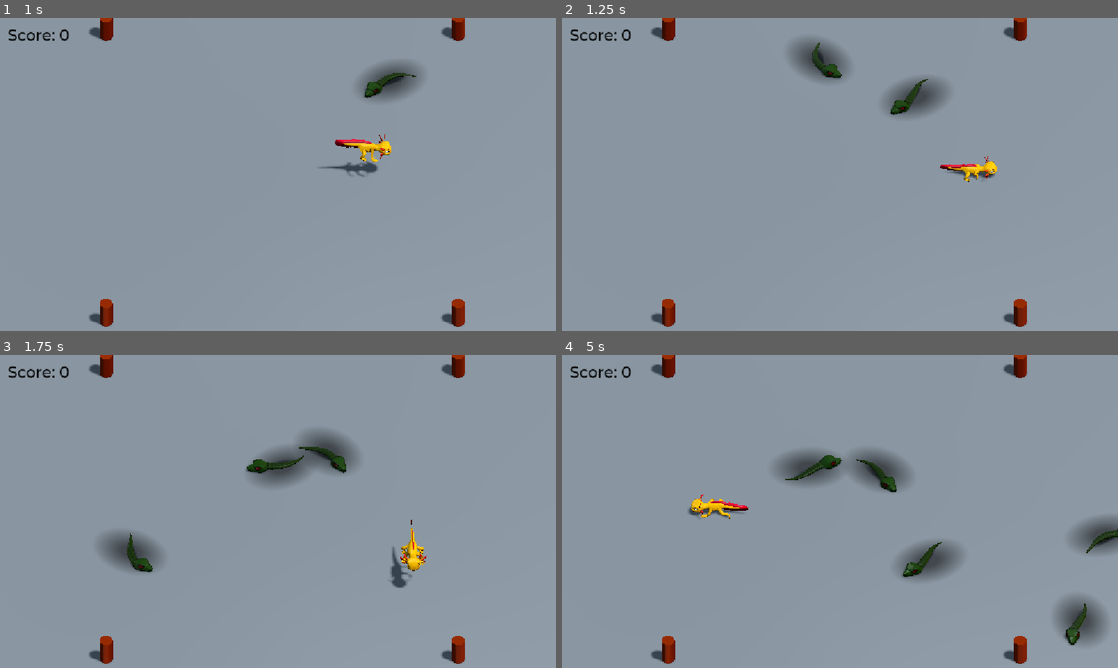
Above: before the commit, frames 1-4 (two rows, left to right).
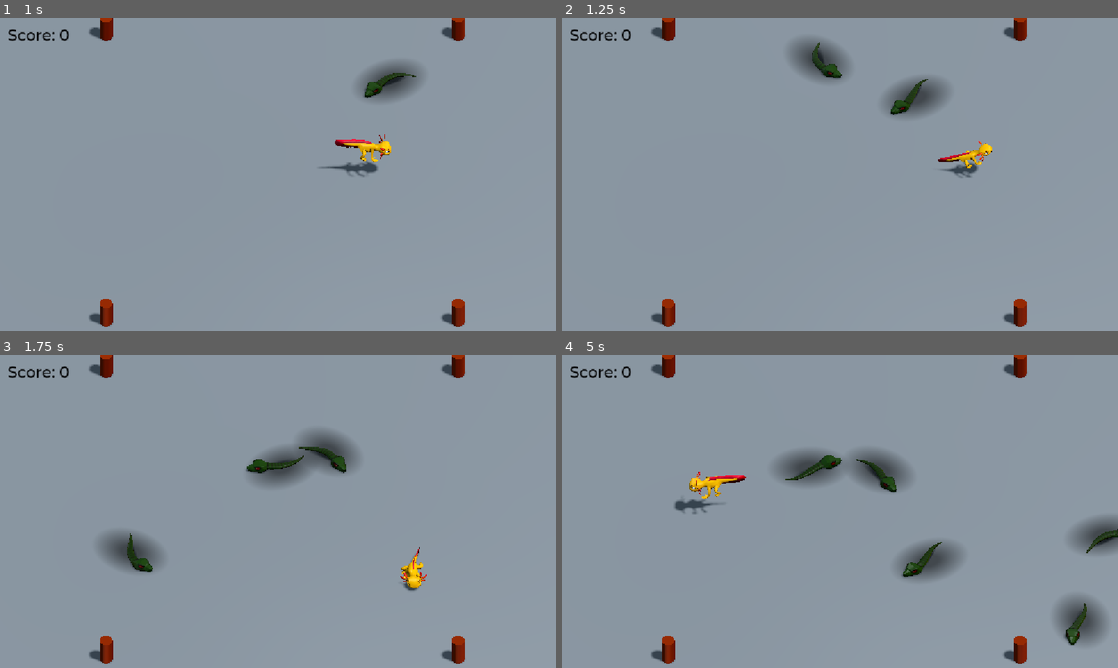
Above: after the commit, the same moments.

Repository: xogot-projects/Save-the-Axolotl-Snake-Stomp
Game: Godot game, scene res://scenes/Main.tscn
Same seed, same stepped clock (60 frames per second), same inputs: the game is played once before the commit and once after it.
Inputs:
- Up to frame 1 (1 s): tap Enter (ui_accept) at 0.5 s; hold Right (move_right) from 0.53 s (still down); tap Space (jump) at 0.6, 0.77 s
- Up to frame 2 (1.25 s): keep holding Right (move_right); tap Space (jump) at 1.07 s
- Up to frame 3 (1.75 s): release Right (move_right) at 1.28 s; hold Down (move_back) from 1.28 s (still down); tap Space (jump) at 1.35, 1.52 s
- Up to frame 4 (5 s): tap Space (jump) at 1.82, 2.1, 2.85, 3.02, 3.32, 3.6, 3.77, 4.07, 4.35, 4.52, 4.82 s; release Down (move_back) at 2.03 s; hold Right (move_right) 2.03-2.78 s; hold Up (move_forward) 2.78-3.53 s; hold Left (move_left) from 3.53 s (still down)

Frame 1 is identical in both runs. In frame 2, 0.6% of the frame differs, in the area x 67-79%, y 39-53%; in frame 3, 0.7%; in frame 4, 0.9%, in the area x 20-34%, y 37-53%.

Commit message:
feat(player): add coyote time and jump buffering for forgiving jumps
Add exported coyote_time and jump_buffer properties plus private timers.
Replace the strict is_on_floor() jump check with a timer-based condition
that fires when a buffered jump press overlaps a valid coyote window.
This makes jump controls feel fairer on touch screens where input latency
can cost a few frames.

Diff:
--- a/scripts/Player.gd
+++ b/scripts/Player.gd
@@ -10,11 +10,28 @@
 @export var bounce_impulse = 16
 ## The downward acceleration when in the air, in meters per second.
 @export var fall_acceleration = 75
+## Grace period (in seconds) after leaving the ground during which the player
+## can still jump. This is "coyote time": for a brief moment after walking off
+## a ledge, the game pretends the player is still on the floor, so a
+## slightly-late jump press still works. Especially helpful on a touch screen,
+## where input latency eats a few frames.
+@export var coyote_time := 0.1
+## How long (in seconds) to remember a jump press that happened while the
+## player was still in the air. This is "jump buffering": if the player presses
+## jump a hair too early while falling toward the ground, the press is buffered
+## and fires the instant they land, instead of being swallowed.
+@export var jump_buffer := 0.1
 
 @onready var skeleton_animation_player := $Pivot/Player_Axolotl/AnimationPlayer
 @onready var animation_player := $AnimationPlayer
 
 var target_velocity = Vector3.ZERO
+# Counts down from coyote_time while the player is in the air. Reset to
+# coyote_time every frame they are on the floor.
+var _coyote_timer := 0.0
+# Counts down from jump_buffer after a jump press. Reset to jump_buffer on
+# every fresh press of the jump action.
+var _jump_buffer_timer := 0.0
 
 func _physics_process(delta):
 	var direction = Vector3.ZERO
@@ -46,8 +63,34 @@
 	if not is_on_floor():
 		target_velocity.y = target_velocity.y - (fall_acceleration * delta)
 
-	if is_on_floor() and Input.is_action_just_pressed("jump"):
+	# --- Coyote time ---
+	# Keep the coyote window open while on the ground; tick it down once the
+	# player is in the air. While it is above zero, the player may still jump
+	# as if they were on the floor.
+	if is_on_floor():
+		_coyote_timer = coyote_time
+	else:
+		_coyote_timer = max(0.0, _coyote_timer - delta)
+
+	# --- Jump buffering ---
+	# On a fresh jump press, fill the buffer. Otherwise tick it down so a
+	# stale press eventually expires. We use is_action_just_pressed so holding
+	# the button does not keep refilling the buffer forever.
+	if Input.is_action_just_pressed("jump"):
+		_jump_buffer_timer = jump_buffer
+	else:
+		_jump_buffer_timer = max(0.0, _jump_buffer_timer - delta)
+
+	# --- Jump ---
+	# Fire when there is both a buffered press AND a valid coyote window.
+	# Using both timers (instead of is_on_floor() alone) is what gives us the
+	# forgiving feel: a press a few frames early or a press a few frames
+	# after leaving a ledge both still jump. Clearing both timers on a
+	# successful jump prevents double-jumping off the coyote window.
+	if _jump_buffer_timer > 0.0 and _coyote_timer > 0.0:
 		jump()
+		_coyote_timer = 0.0
+		_jump_buffer_timer = 0.0
 
 	velocity = target_velocity
 	move_and_slide()
